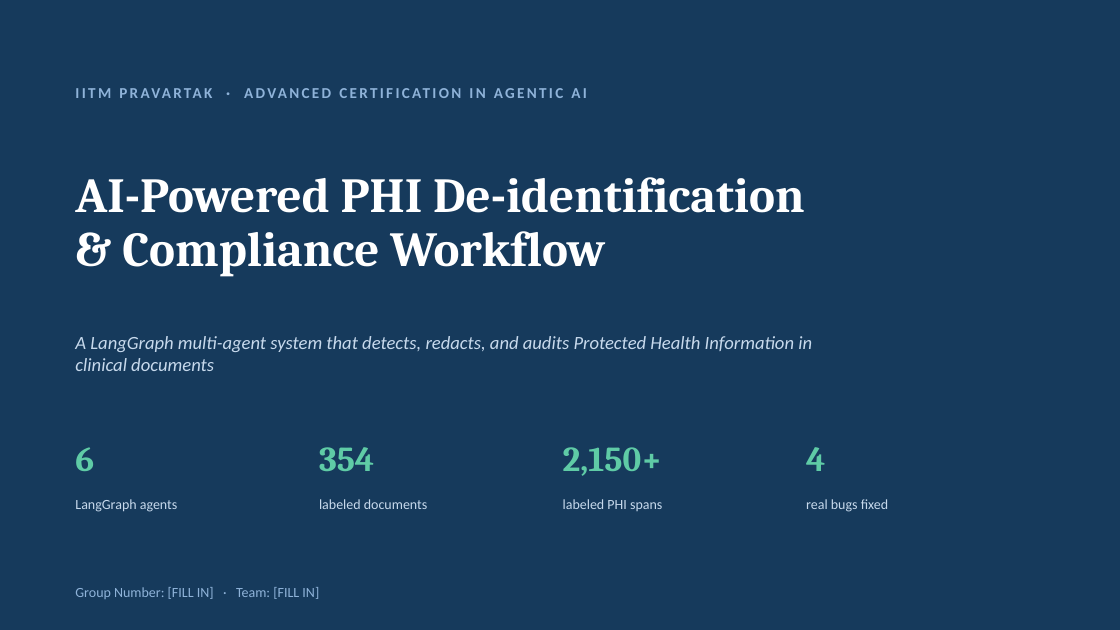
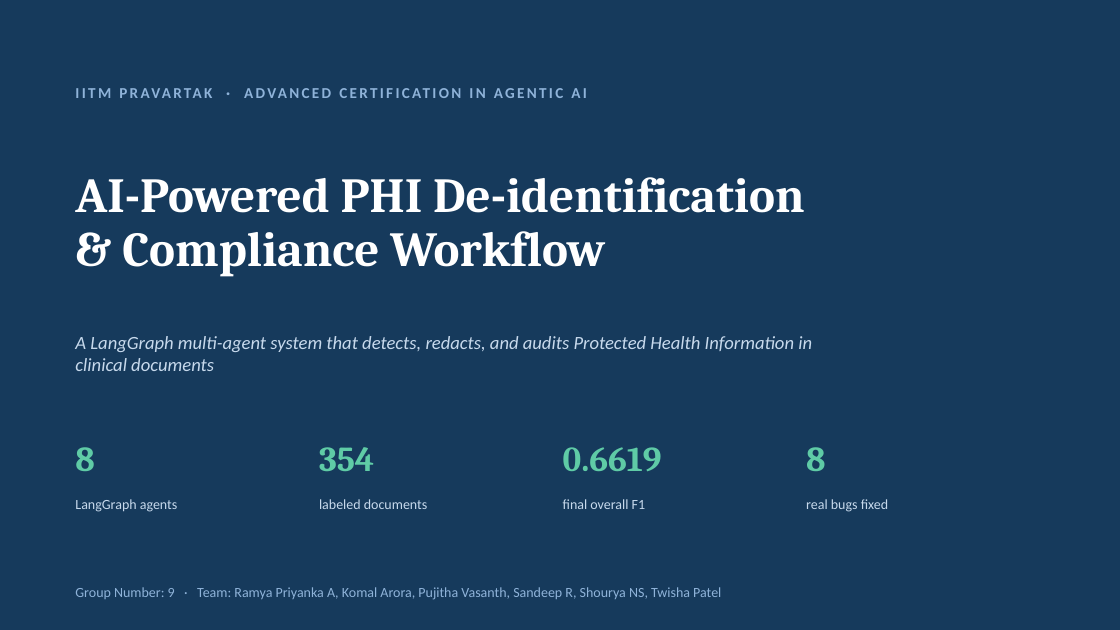
Before and after one commit to Ramya192/phi-deidentification, a slide deck: slide 1 of Capstone_Presentation.pptx. Drawn at 1120x630 pixels with LibreOffice and Linux fonts; fonts in the diff are those of the drawing. Boxes give left, top, right and bottom in pixels: in the first picture for what was removed or moved away, otherwise in the second. Text is boxed around its words. In the diff, an @@ line names an element or a change of style, - is before the commit and + after.

```diff
--- a/Capstone_Presentation.pptx
+++ b/Capstone_Presentation.pptx
@@ text at bbox=[75, 447, 94, 471]: text changed @@
-6
+8
@@ text at bbox=[563, 447, 662, 471]: text changed @@
-2,150+
+0.6619
@@ text at bbox=[806, 447, 825, 471]: text changed @@
-4
+8
@@ text at bbox=[563, 499, 646, 509]: text changed @@
-labeled PHI spans
+final overall F1
@@ text at bbox=[75, 587, 721, 600]: text changed @@
-Group Number: [FILL IN] · Team: [FILL IN]
+Group Number: 9 · Team: Ramya Priyanka A, Komal Arora, Pujitha Vasanth, Sandeep R, Shourya NS, Twisha Patel
```
Also in this commit, not shown: 9 other slides changed, 7 slides added, 46 other files.
